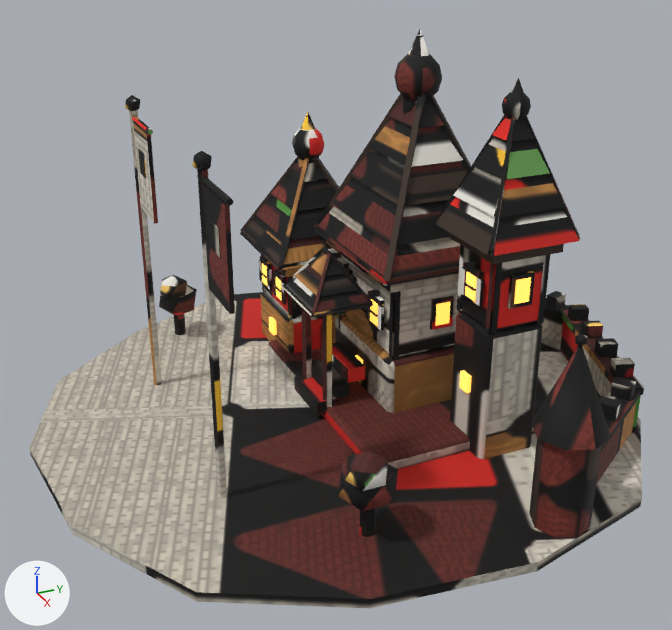
Before and after pictures for a commit that changed the glTF model game/assets/models/residence_dl3_red.glb.
One viewpoint serves both versions: a camera (50 mm lens) standing at (2.062, -0.952, 1.306) and looking at (0.061, -0.051, 0.306). Arrows for +X, +Y and +Z are at lower left; the lights stay in place. The first picture is the older version. Vertices at exactly the same position are counted once.

The scene before the commit, as lines of its bpy script (objects in view):
```python
me_m = bpy.data.meshes.new('m')
me_m.from_pydata(...)  # 2500 vertices, 3606 faces; spans x -0.84..0.8, y -0.83..0.8, z -0.01..1.0
# faces by material slot: [3378, 228]
me_m.materials.append(mat_baked)  # picture img_bake
me_m.materials.append(mat_win_lit)  # orange #ffcf6b, glowing orange #ffb84a
ob_residence_dl3_red = bpy.data.objects.new('residence_dl3_red', me_m)
ob_residence_dl3_red.location = (0.0, 0.0, 0.0)
```
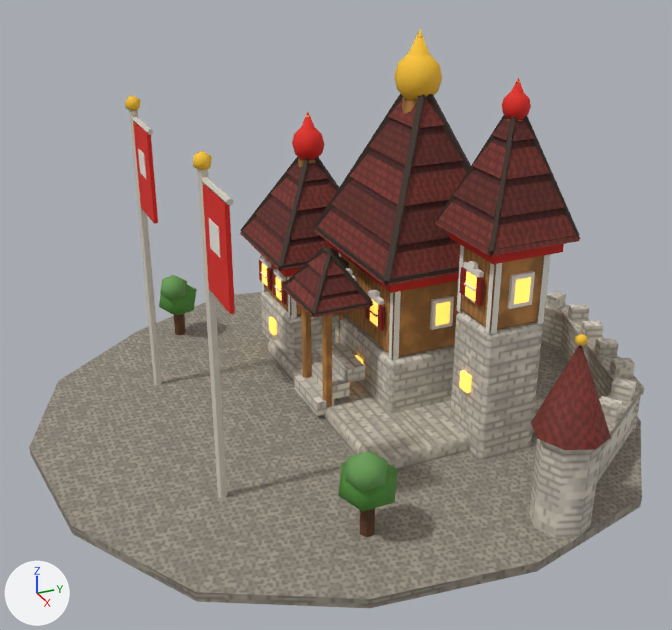
Changed parts and their boxes [x1, y1, x2, y2] in the pictures (672 x 630 px; the box of a moved part takes in the faces that stretch with it):
part 1 of me_m, moved or reshaped
    both: [283, 116, 579, 314]
part 2 of me_m, surface changed
    both: [29, 29, 644, 608]

Edits to the bpy script that builds the scene:
```text
Change me_m:
    used by ob_residence_dl3_red; location = (0.0, 0.0, 0.0)
    remove me_m.from_pydata(...)  # 2500 vertices, 3606 faces; spans x -0.84..0.8, y -0.83..0.8, z -0.01..1.0
    add me_m.from_pydata(...)  # 2500 vertices, 3546 faces; spans x -0.84..0.8, y -0.83..0.8, z -0.01..1.0
    me_m part 1
    9 vertices are removed from x -0.1..0.46, y -0.13..0.38, z 0.34..0.59
    122 faces are deleted
    4 vertices in x -0.15..0.15, y 0.07..0.15, z 0.58..0.75 move by (0.0, 0.01, 0.01)
    4 vertices in x 0.08..0.16, y 0.08..0.32, z 0.58..0.75 move by (-0.01, 0.0, 0.01)
    4 vertices in x -0.16..-0.08, y 0.08..0.32, z 0.58..0.75 move by (0.01, 0.0, 0.01)
    4 vertices in x -0.15..0.15, y 0.25..0.33, z 0.58..0.75 move by (0.0, -0.01, 0.01)
    16 vertices move within x -0.19..0.19, y 0.04..0.36, z 0.5..0.67
    9 vertices are added at x -0.11..0.46, y -0.14..0.38, z 0.34..0.58
    62 new faces join them, mat_baked (picture img_bake)
    me_m part 2: 3472 kept faces spanning x -0.84..0.8, y -0.83..0.8, z -0.01..1.0 get new texture (UV) coordinates
```
